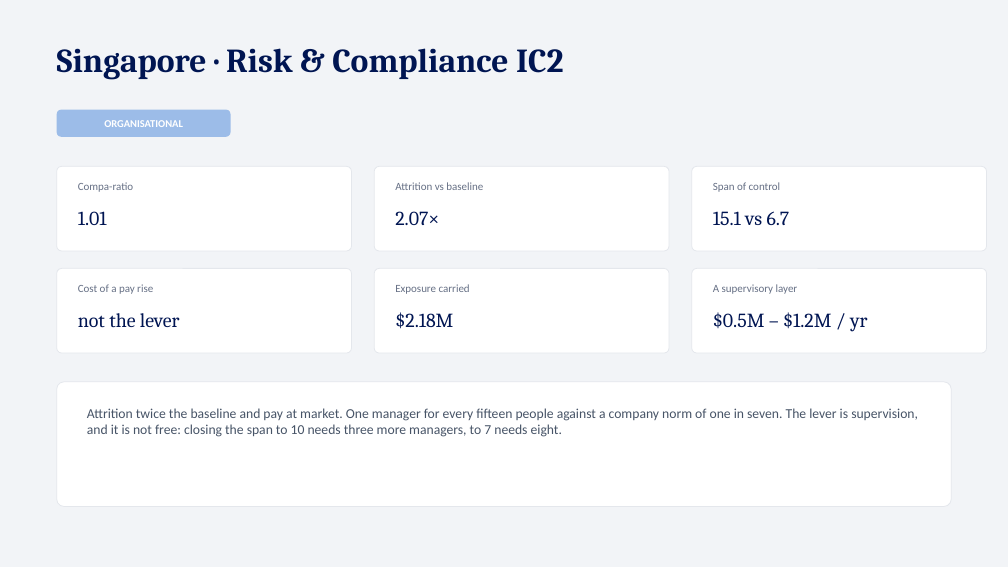
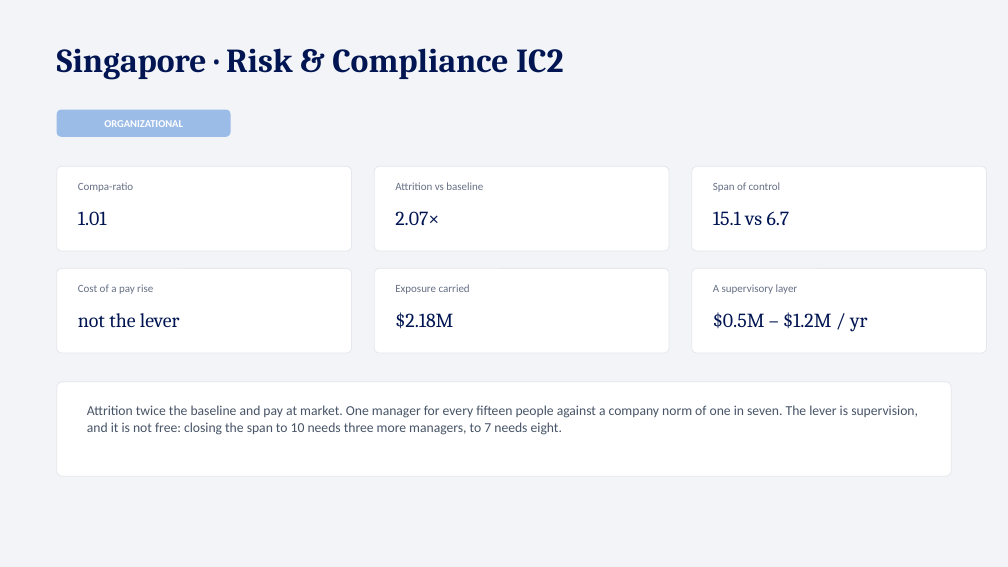
Before and after one commit to Alejandro-Tarazona/01_PeopleAnalytics, a slide deck: slide 9 of MPG_PeopleAnalytics_Executive.pptx. Drawn at 1008x567 pixels with LibreOffice and Linux fonts; fonts in the diff are those of the drawing. Boxes give left, top, right and bottom in pixels: in the first picture for what was removed or moved away, otherwise in the second. Text is boxed around its words. In the diff, an @@ line names an element or a change of style, - is before the commit and + after.

```diff
--- a/MPG_PeopleAnalytics_Executive.pptx
+++ b/MPG_PeopleAnalytics_Executive.pptx
@@ text in rounded rectangle at (x1=104, y1=120, x2=183, y2=127): text changed @@
-ORGANISATIONAL
+ORGANIZATIONAL
@@ rounded rectangle resized from (x1=57, y1=382, x2=951, y2=507) to (x1=57, y1=382, x2=951, y2=476) @@
```
Also in this commit, not shown: 8 other slides changed, 2 other files.
